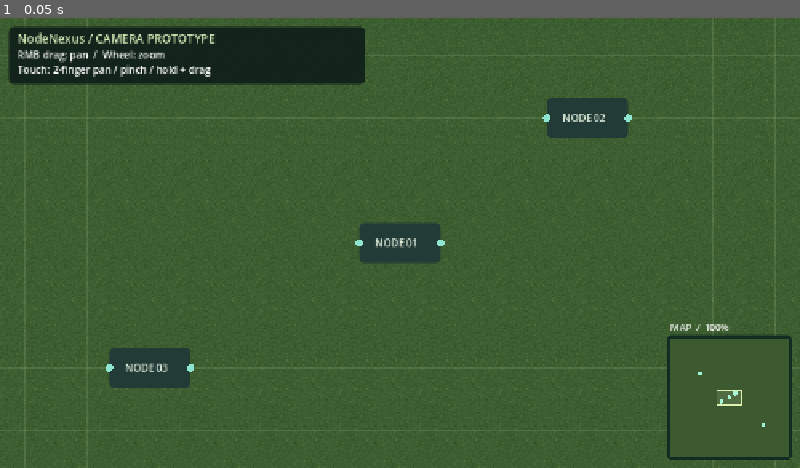
Above: before the commit, frame 1.
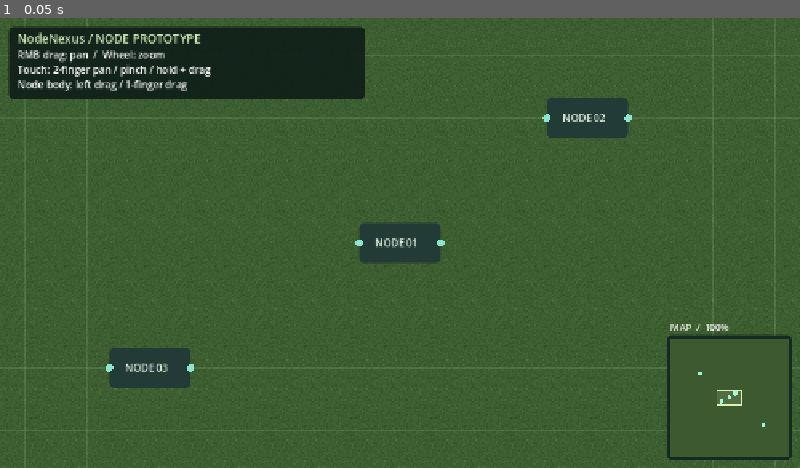
Above: after the commit, the same moment.

Repository: MCnagai/nodenexus-godot
Game: Godot game, scene res://scenes/main.tscn
The game is run twice, just before and just after one commit, with the same random seed, the same clock (stepped at 60 frames per second) and the same inputs.
Inputs:
- Up to frame 1 (0.05 s): no input

The runs differ from the first frame. In frame 1, 1.9% of the frame differs, in the area x 1-46%, y 3-18%.

Commit message:
Add mouse and single-finger node dragging with gesture handoff

Diff:
--- a/scripts/main.gd
+++ b/scripts/main.gd
@@ -8,6 +8,8 @@
 const MAX_ZOOM := 2.5
 const HOLD_SECONDS := 0.5
 const HOLD_SLOP := 12.0
+const NODE_HALF_SIZE := Vector2(65, 32)
+const PORT_HIT_RADIUS := 12.0
 
 var camera_position := MAP_SIZE / 2.0
 var camera_zoom := 1.0
@@ -21,6 +23,10 @@
 var touch_right := false
 var mouse_right := false
 var gesture_blocked := false
+var dragged_node := -1
+var drag_offset := Vector2.ZERO
+var node_drag_active := false
+var drag_uses_touch := false
 
 func _ready() -> void:
     mouse_filter = Control.MOUSE_FILTER_IGNORE
@@ -56,6 +62,41 @@
     var side := minf(190.0, minf(size.x * 0.28, size.y * 0.32))
     return Rect2(size - Vector2(side + 18, side + 18), Vector2(side, side))
 
+func _over_ui(point: Vector2) -> bool:
+    return minimap_rect().grow(5).has_point(point) or Rect2(14, 14, minf(size.x - 28, 570), 116).has_point(point)
+
+func _pick_node(screen_point: Vector2) -> int:
+    var point := screen_to_world(screen_point)
+    # Last drawn node wins when bodies overlap. Ports are reserved for wiring.
+    for i in range(node_positions.size() - 1, -1, -1):
+        var center := node_positions[i]
+        if Rect2(center - NODE_HALF_SIZE, NODE_HALF_SIZE * 2).has_point(point):
+            for side in [-1, 1]:
+                if point.distance_to(center + Vector2(side * NODE_HALF_SIZE.x, 0)) <= PORT_HIT_RADIUS:
+                    return -1
+            return i
+    return -1
+
+func _begin_node_drag(point: Vector2, from_touch: bool) -> void:
+    if _over_ui(point):
+        return
+    dragged_node = _pick_node(point)
+    if dragged_node >= 0:
+        drag_offset = node_positions[dragged_node] - screen_to_world(point)
+        drag_uses_touch = from_touch
+        node_drag_active = not from_touch
+        queue_redraw()
+
+func _end_node_drag() -> void:
+    dragged_node = -1
+    node_drag_active = false
+    queue_redraw()
+
+func _move_node(point: Vector2) -> void:
+    var target := screen_to_world(point) + drag_offset
+    node_positions[dragged_node] = target.clamp(NODE_HALF_SIZE, MAP_SIZE - NODE_HALF_SIZE)
+    queue_redraw()
+
 func _refresh() -> void:
     var half := size / camera_zoom / 2.0
     camera_position.x = clampf(camera_position.x, minf(half.x, MAP_SIZE.x / 2), maxf(MAP_SIZE.x - half.x, MAP_SIZE.x / 2))
@@ -78,6 +119,7 @@
         if hold_elapsed >= HOLD_SECONDS:
             hold_pending = false
             touch_right = true
+            _end_node_drag()
             context_pressed.emit(screen_to_world(hold_origin))
             queue_redraw()
 
@@ -88,19 +130,25 @@
         touch_right = false
         mouse_right = false
         gesture_blocked = false
+        _end_node_drag()
 
 func _input(event: InputEvent) -> void:
     if event is InputEventScreenTouch:
         if event.pressed:
             if touches.is_empty():
-                gesture_blocked = minimap_rect().has_point(event.position)
+                gesture_blocked = _over_ui(event.position)
             touches[event.index] = event.position
             hold_pending = touches.size() == 1 and not gesture_blocked
             hold_elapsed = 0.0
             hold_origin = event.position
             touch_right = false
+            if touches.size() == 1 and not gesture_blocked:
+                _begin_node_drag(event.position, true)
+            else:
+                _end_node_drag()
         else:
             touches.erase(event.index)
+            _end_node_drag()
             hold_pending = false
             touch_right = false
             if touches.is_empty():
@@ -125,6 +173,12 @@
             if touches.size() == 1 and not gesture_blocked:
                 if touch_right:
                     pan_screen(event.position - previous)
+                elif dragged_node >= 0 and drag_uses_touch:
+                    if event.position.distance_to(hold_origin) > HOLD_SLOP:
+                        node_drag_active = true
+                        hold_pending = false
+                    if node_drag_active:
+                        _move_node(event.position)
                 elif event.position.distance_to(hold_origin) > HOLD_SLOP:
                     hold_pending = false
         get_viewport().set_input_as_handled()
@@ -132,17 +186,26 @@
         if event.device == InputEvent.DEVICE_ID_EMULATION:
             return
         if event.button_index == MOUSE_BUTTON_RIGHT:
-            mouse_right = event.pressed and not minimap_rect().has_point(event.position)
+            mouse_right = event.pressed and not _over_ui(event.position)
             if mouse_right:
+                _end_node_drag()
                 context_pressed.emit(screen_to_world(event.position))
-        elif event.pressed and not minimap_rect().has_point(event.position):
+        elif event.button_index == MOUSE_BUTTON_LEFT:
+            if event.pressed and not mouse_right and touches.is_empty():
+                _begin_node_drag(event.position, false)
+            elif not event.pressed and not drag_uses_touch:
+                _end_node_drag()
+        elif event.pressed and not _over_ui(event.position):
             if event.button_index == MOUSE_BUTTON_WHEEL_UP:
                 zoom_at(1.12, event.position)
             elif event.button_index == MOUSE_BUTTON_WHEEL_DOWN:
                 zoom_at(1.0 / 1.12, event.position)
     elif event is InputEventMouseMotion:
-        if event.device != InputEvent.DEVICE_ID_EMULATION and mouse_right:
-            pan_screen(event.relative)
+        if event.device != InputEvent.DEVICE_ID_EMULATION:
+            if mouse_right:
+                pan_screen(event.relative)
+            elif dragged_node >= 0 and node_drag_active and not drag_uses_touch:
+                _move_node(event.position)
 
 func _draw() -> void:
     draw_rect(Rect2(Vector2.ZERO, size), Color("18241c"))
@@ -157,14 +220,17 @@
     for i in range(node_positions.size()):
         var point := node_positions[i]
         draw_style_box(_panel(Color("233b37")), Rect2(point - Vector2(65, 32), Vector2(130, 64)))
+        if i == dragged_node:
+            draw_rect(Rect2(point - NODE_HALF_SIZE, NODE_HALF_SIZE * 2), Color("e0f2b2"), false, 2.0 / camera_zoom)
         draw_circle(point + Vector2(-65, 0), 6, Color("8ee5cf"))
         draw_circle(point + Vector2(65, 0), 6, Color("8ee5cf"))
         draw_string(ThemeDB.fallback_font, point + Vector2(-40, 6), "NODE %02d" % (i + 1), HORIZONTAL_ALIGNMENT_LEFT, -1, 16, Color("e2f1df"))
     draw_set_transform(Vector2.ZERO)
-    draw_style_box(_panel(Color(0.06, 0.12, 0.10, 0.92)), Rect2(14, 14, minf(size.x - 28, 570), 92))
-    draw_string(ThemeDB.fallback_font, Vector2(28, 40), "NodeNexus / CAMERA PROTOTYPE", HORIZONTAL_ALIGNMENT_LEFT, -1, 19, Color("d5efba"))
+    draw_style_box(_panel(Color(0.06, 0.12, 0.10, 0.92)), Rect2(14, 14, minf(size.x - 28, 570), 116))
+    draw_string(ThemeDB.fallback_font, Vector2(28, 40), "NodeNexus / NODE PROTOTYPE", HORIZONTAL_ALIGNMENT_LEFT, -1, 19, Color("d5efba"))
     draw_string(ThemeDB.fallback_font, Vector2(28, 65), "RMB drag: pan  /  Wheel: zoom", HORIZONTAL_ALIGNMENT_LEFT, -1, 16)
     draw_string(ThemeDB.fallback_font, Vector2(28, 89), "Touch: 2-finger pan / pinch / hold + drag", HORIZONTAL_ALIGNMENT_LEFT, -1, 16)
+    draw_string(ThemeDB.fallback_font, Vector2(28, 113), "Node body: left drag / 1-finger drag", HORIZONTAL_ALIGNMENT_LEFT, -1, 16)
     var mini := minimap_rect()
     draw_style_box(_panel(Color("122b23")), mini.grow(5))
     draw_rect(mini, Color("3c5930"))
--- a/tests/test_smoke.gd
+++ b/tests/test_smoke.gd
@@ -70,6 +70,68 @@
     check(not scene.touch_right, "Remaining finger triggered accidental hold")
     scene._notification(MainLoop.NOTIFICATION_APPLICATION_FOCUS_OUT)
     check(scene.touches.is_empty() and not scene.mouse_right, "Focus loss left input active")
+    # Drag in world coordinates at a non-default zoom, preserving grab offset.
+    scene.camera_position = start
+    scene.camera_zoom = 2.0
+    var node_start: Vector2 = scene.node_positions[0]
+    var grab: Vector2 = scene.size / 2 + Vector2(20, 10)
+    button.button_index = MOUSE_BUTTON_LEFT
+    button.position = grab
+    button.pressed = true
+    scene._input(button)
+    motion.position = grab + Vector2(160, 80)
+    scene._input(motion)
+    check(scene.node_positions[0].is_equal_approx(node_start + Vector2(80, 40)), "Mouse node drag lost zoom/offset")
+    check(scene.camera_position.is_equal_approx(start), "Node drag moved camera")
+    button.pressed = false
+    scene._input(button)
+    var released: Vector2 = scene.node_positions[0]
+    motion.position += Vector2(100, 0)
+    scene._input(motion)
+    check(scene.node_positions[0] == released and scene.dragged_node == -1, "Node kept following after release")
+    scene.node_positions[0] = node_start
+    scene.camera_zoom = 1.0
+    button.position = scene.size / 2 + Vector2(64, 0)
+    button.pressed = true
+    scene._input(button)
+    check(scene.dragged_node == -1, "Port started body drag")
+    button.pressed = false
+    scene._input(button)
+    var center: Vector2 = scene.size / 2
+    touch(scene, 0, center, true)
+    drag(scene, 0, center + Vector2(5, 0))
+    check(scene.node_positions[0] == node_start, "Touch jitter moved node")
+    drag(scene, 0, center + Vector2(80, 40))
+    check(scene.node_positions[0].is_equal_approx(node_start + Vector2(80, 40)), "Single-finger node drag failed")
+    scene._process(0.6)
+    check(not scene.touch_right, "Node drag became long press")
+    touch(scene, 1, center + Vector2(200, 0), true)
+    check(scene.dragged_node == -1, "Second finger did not cancel node drag")
+    var two_finger_node: Vector2 = scene.node_positions[0]
+    drag(scene, 1, center + Vector2(240, 0))
+    touch(scene, 1, center + Vector2(240, 0), false)
+    drag(scene, 0, center + Vector2(100, 50))
+    check(scene.node_positions[0] == two_finger_node, "Node moved during/after two-finger gesture")
+    touch(scene, 0, center + Vector2(100, 50), false)
+    scene.camera_position = start
+    scene.camera_zoom = 1.0
+    scene.node_positions[0] = node_start
+    touch(scene, 0, center, true)
+    scene._process(0.6)
+    check(scene.touch_right and scene.dragged_node == -1, "Hold on node did not switch to RMB")
+    drag(scene, 0, center + Vector2(80, 0))
+    check(scene.node_positions[0] == node_start, "Hold camera gesture moved node")
+    scene._notification(MainLoop.NOTIFICATION_APPLICATION_FOCUS_OUT)
+    check(scene.dragged_node == -1, "Focus loss did not cancel node drag")
+    scene.camera_position = start
+    button.position = center
+    button.pressed = true
+    scene._input(button)
+    motion.position = Vector2(-100000, -100000)
+    scene._input(motion)
+    check(scene.node_positions[0] == scene.NODE_HALF_SIZE, "Node escaped map bounds")
+    button.pressed = false
+    scene._input(button)
     scene.zoom_at(10000.0, scene.size / 2)
     check(is_equal_approx(scene.camera_zoom, scene.MAX_ZOOM), "Maximum zoom failed")
     scene.zoom_at(0.00001, scene.size / 2)
Not shown, changed: README.md
Not shown, changed: docs/mobile-setup.md
Not shown, changed: tests/test_web.cjs
